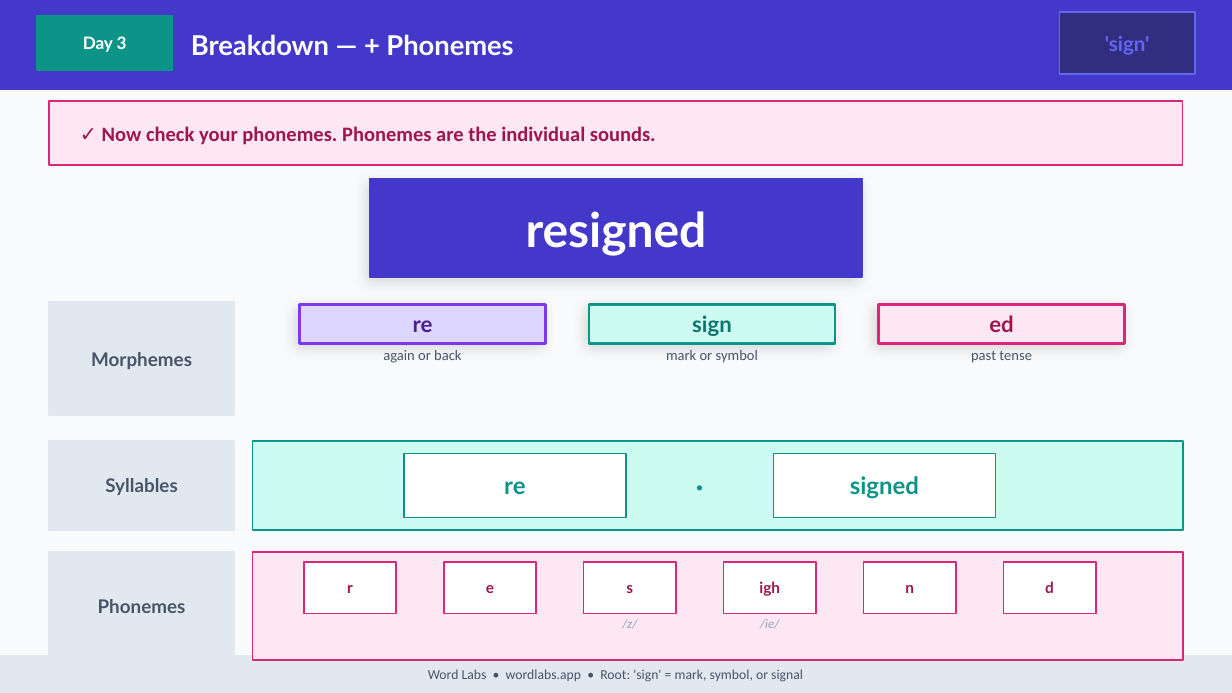
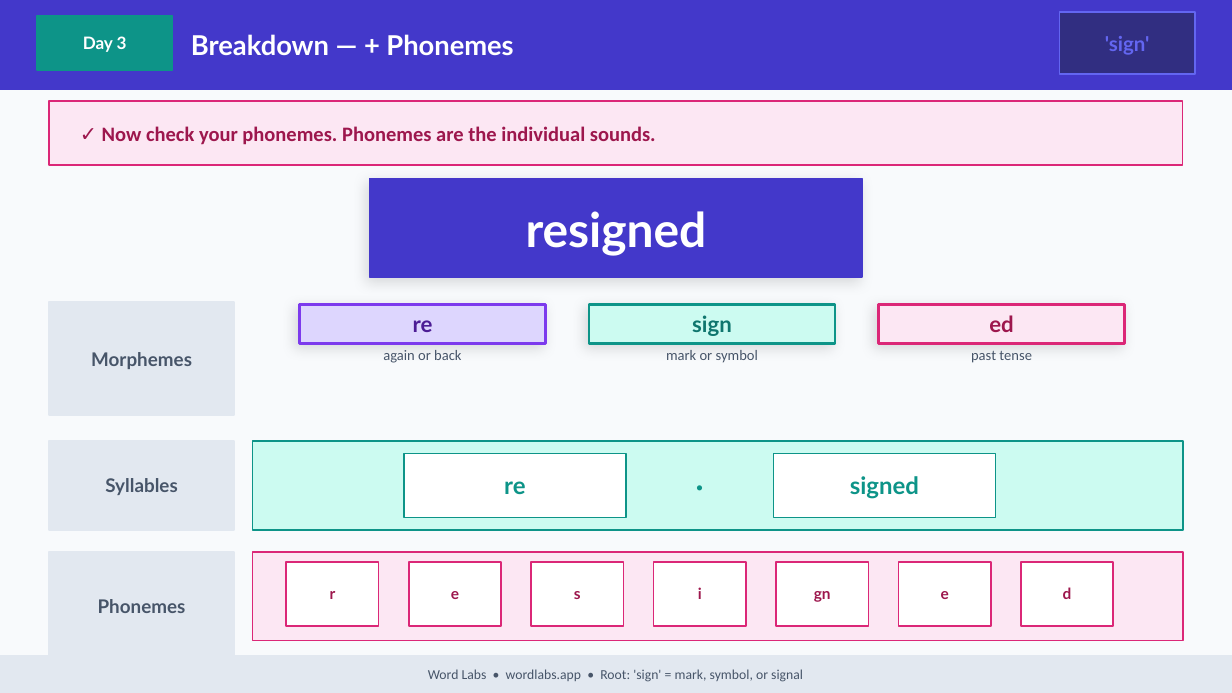
Before and after one commit to NickD135/morphology-builder, a slide deck: slide 27 of output/wordlabs-sign-3day.pptx. Drawn at 1232x693 pixels with LibreOffice and Linux fonts; fonts in the diff are those of the drawing. Boxes give left, top, right and bottom in pixels: in the first picture for what was removed or moved away, otherwise in the second. Text is boxed around its words. In the diff, an @@ line names an element or a change of style, - is before the commit and + after.

```diff
--- a/output/wordlabs-sign-3day.pptx
+++ b/output/wordlabs-sign-3day.pptx
@@ rectangle: place and size @@
-rectangle at (253,552,1183,660)
+rectangle at (253,552,1183,641)
@@ text "r": place and size @@
-text "r" at (347,585,353,593)
+text "r" at (330,591,336,599)
@@ rectangle: place and size @@
-rectangle at (304,562,397,614)
+rectangle at (286,562,378,626)
@@ text "e": place and size @@
-text "e" at (486,585,494,593)
+text "e" at (451,591,459,599)
@@ rectangle: place and size @@
-rectangle at (444,562,536,614)
+rectangle at (409,562,501,626)
@@ text "s": place and size @@
-text "s" at (626,585,633,593)
+text "s" at (574,591,581,599)
@@ rectangle: place and size @@
-rectangle at (584,562,676,614)
+rectangle at (531,562,623,626)
@@ rectangle added at (653,562,745,626), fill #FFFFFF, outline #DB2777 1 pt @@
@@ proportions changed in 7 elements at (253,552,1183,641), (1021,562,1114,626), (286,562,378,626), (409,562,501,626), (898,562,991,626), (531,562,623,626), (776,562,869,626) @@
@@ rectangle: place and size @@
-rectangle at (723,562,816,614)
+rectangle at (776,562,869,626)
@@ text "gn" at (814,591,831,602): vertical alignment top to middle @@
@@ rectangle: place and size @@
-rectangle at (864,562,956,614)
+rectangle at (898,562,991,626)
@@ text "d": place and size @@
-text "d" at (1045,581,1054,593)
+text "d" at (1063,587,1072,599)
@@ rectangle: place and size @@
-rectangle at (1003,562,1095,614)
+rectangle at (1021,562,1114,626)
@@ text added at (698,587,702,599), 9 pt, text #9D174D, bold @@
+i
@@ text removed at (759,581,780,596) @@
-igh
@@ text at (814,591,831,602): text changed; size 7.5 to 9 pt; font Calibri to Lato; text colour #94A3B8 to #9D174D; bold on; italic off @@
-/ie/
+gn
@@ text at (941,591,949,599): text changed @@
-n
+e
@@ text removed at (622,619,637,628) @@
-/z/
```
Also in this commit, not shown: 4 other slides changed, 43 other files.
